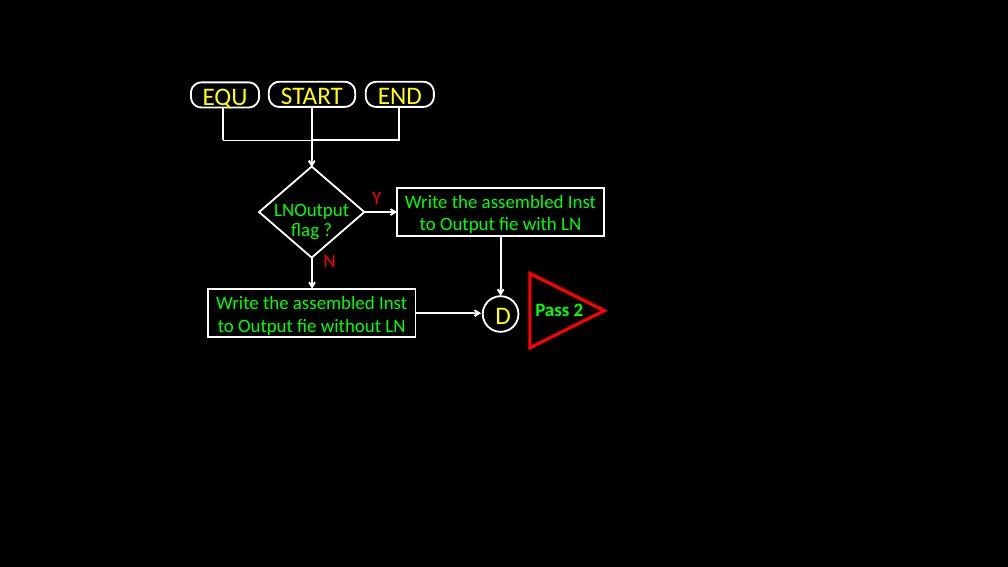
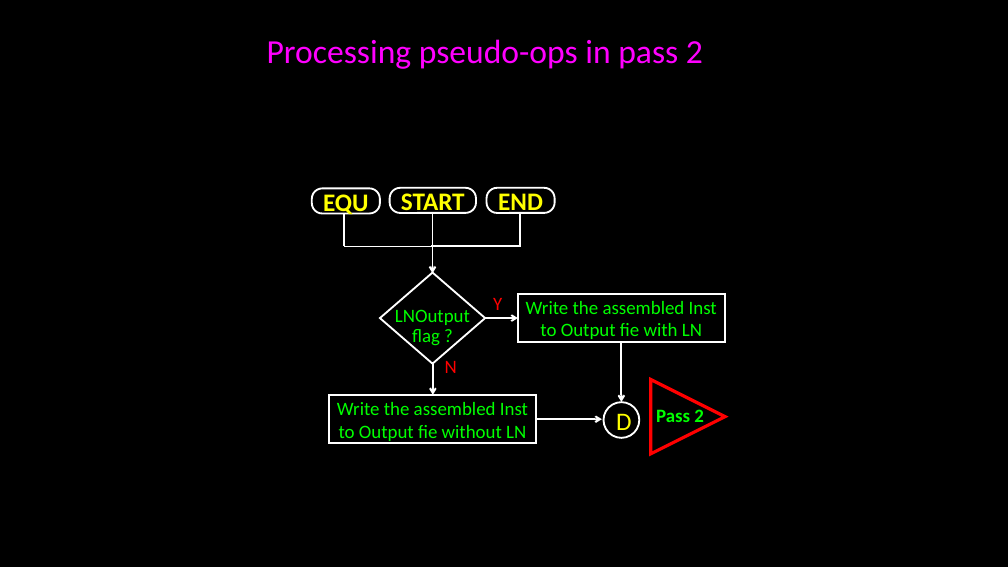
Before and after one commit to bondeabhijeet/8085, a slide deck: slide 15 of Pass 1 8085.pptx. Drawn at 1008x567 pixels with LibreOffice and Linux fonts; fonts in the diff are those of the drawing. Boxes give left, top, right and bottom in pixels: in the first picture for what was removed or moved away, otherwise in the second. Text is boxed around its words. In the diff, an @@ line names an element or a change of style, - is before the commit and + after.

```diff
--- a/Pass 1 8085.pptx
+++ b/Pass 1 8085.pptx
@@ text added at (267,39,703,69), 32 pt, text #FF00FF @@
+Processing pseudo-ops in pass 2
@@ bold on in 3 elements at (312,188,380,213), (389,188,476,212), (487,188,555,212) @@
@@ 5 arrows, 4 texts, 4 lines, 3 rounded rectangles, 2 rectangles, 1 ellipse, 1 diamond, 1 flow chart extract: place and size @@
-5 arrows, 4 texts, 4 lines, 3 rounded rectangles, 2 rectangles, 1 ellipse, 1 diamond, 1 flow chart extract at (191,82,604,348)
+5 arrows, 4 texts, 4 lines, 3 rounded rectangles, 2 rectangles, 1 ellipse, 1 diamond, 1 flow chart extract at (312,188,725,454)
```
Also in this commit, not shown: 16 other slides changed, 1 slide added, 10 other files.
